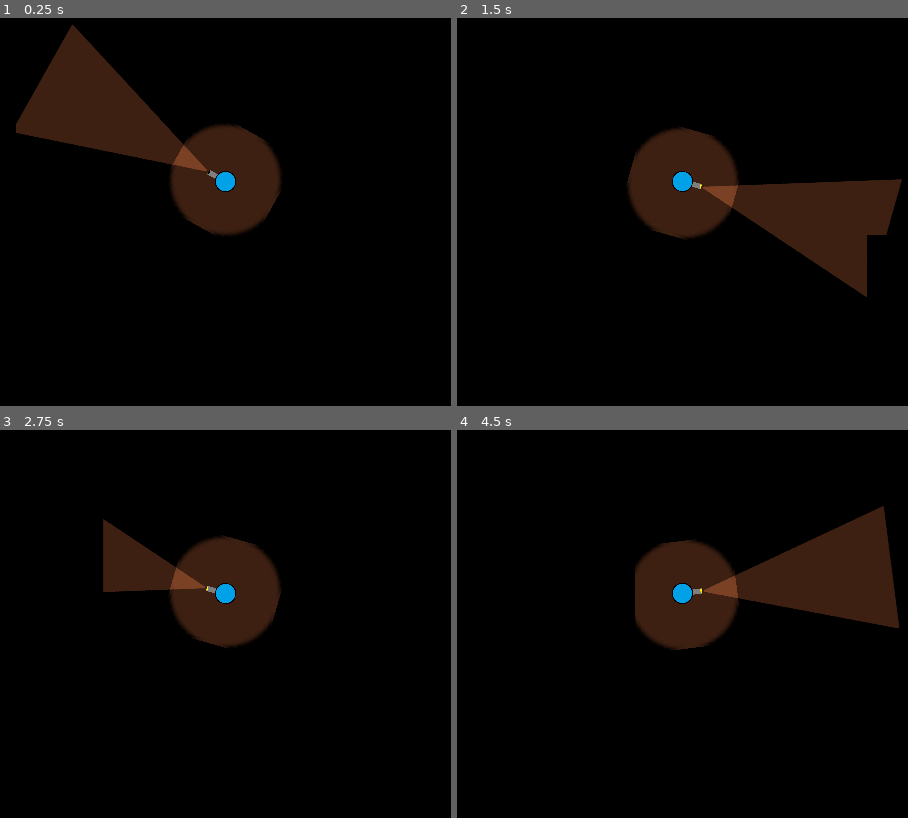
Above: before the commit, frames 1-4 (two rows, left to right).
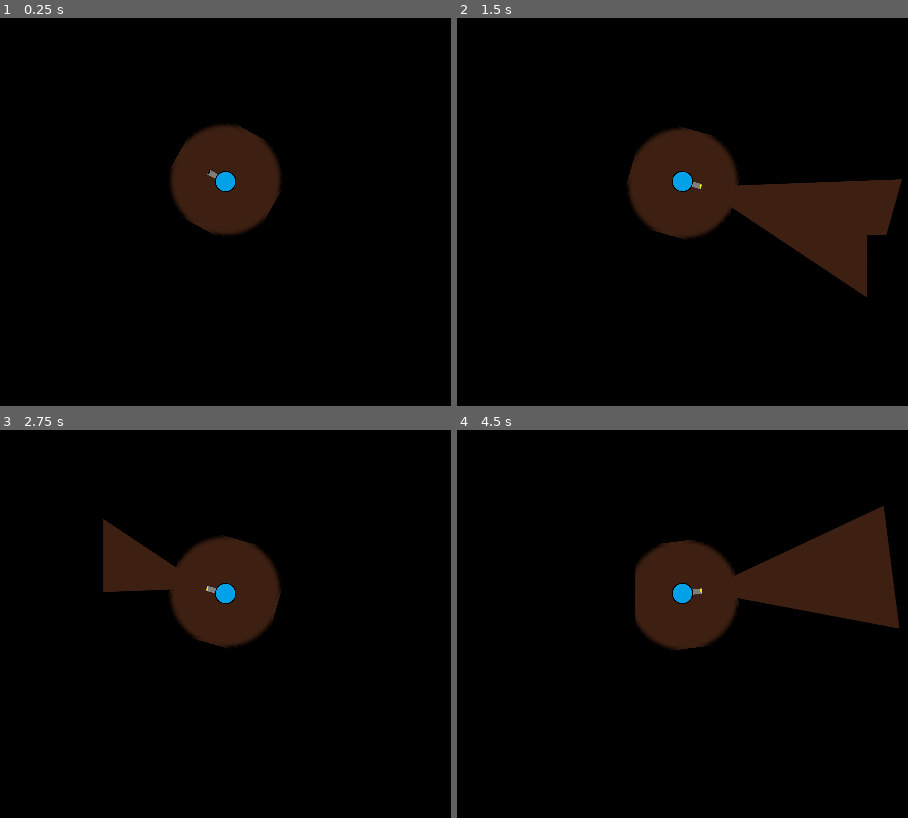
Above: after the commit, the same moments.

Repository: Jey-but-on-github/TP-2-jeux-2D
Game: Godot game, scene res://Scene/Maps/Map test.tscn
The game is run twice, just before and just after one commit, with the same random seed, the same clock (stepped at 60 frames per second) and the same inputs. This scene is started directly instead of the project's main scene.
Inputs (mouse positions are in pixels of both pictures, inside the frame that each line leads up to):
- Up to frame 1 (0.25 s): no input
- Up to frame 2 (1.5 s): tap Enter at 0.5 s; move the mouse to (641, 270) at 0.52 s; hold W (up) from 0.53 s (still down); tap F (fire) at 0.6 s; move the mouse to (outside the picture) at 1.27 s; tap Z (switch) at 1.35 s
- Up to frame 3 (2.75 s): tap Space at 2 s; move the mouse to (outside the picture) at 2.02 s; release W (up) at 2.03 s; hold A (left) from 2.03 s (still down); tap F (fire) at 2.1 s
- Up to frame 4 (4.5 s): move the mouse to (723, 592) at 2.77 s; tap Z (switch) at 2.85, 4.35 s; move the mouse to (560, 480) at 3.52 s; release A (left) at 3.53 s; hold S (down) 3.53-4.28 s; tap F (fire) at 3.6 s; tap Enter at 4.25 s; move the mouse to (858, 569) at 4.27 s; hold D (right) from 4.28 s (still down)

The runs differ from the first frame. In frame 1, 6.8% of the frame differs, in the area x 3-46%, y 1-40%; in frame 2, 0.2%; in frame 3, 0.2%; in frame 4, 0.2%.

Commit message:
details...

Diff:
--- a/Scene/Player/Bullet.tscn
+++ b/Scene/Player/Bullet.tscn
@@ -23,4 +23,5 @@
 scale = Vector2( 0.781957, 0.732943 )
 texture = ExtResource( 3 )
 energy = 1.36
+mode = 2
 shadow_enabled = true
--- a/Scene/Player/Player.tscn
+++ b/Scene/Player/Player.tscn
@@ -40,6 +40,7 @@
 
 [node name="Flashlight" type="Light2D" parent="."]
 position = Vector2( 69.3321, 6.47628 )
+enabled = false
 texture = ExtResource( 8 )
 mode = 2
 shadow_enabled = true
Binary file changed: Ressource/Map Asset/light.png
